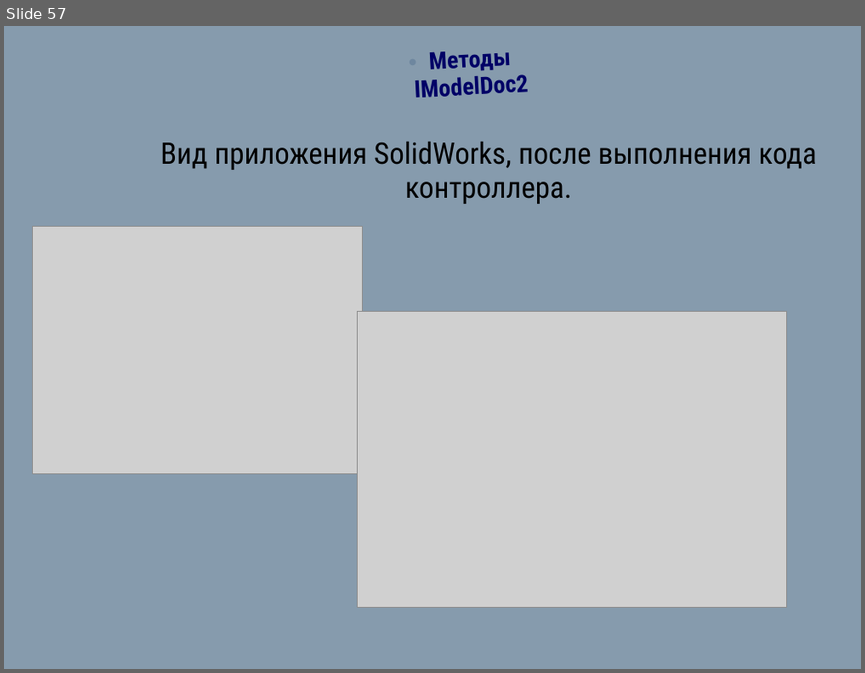
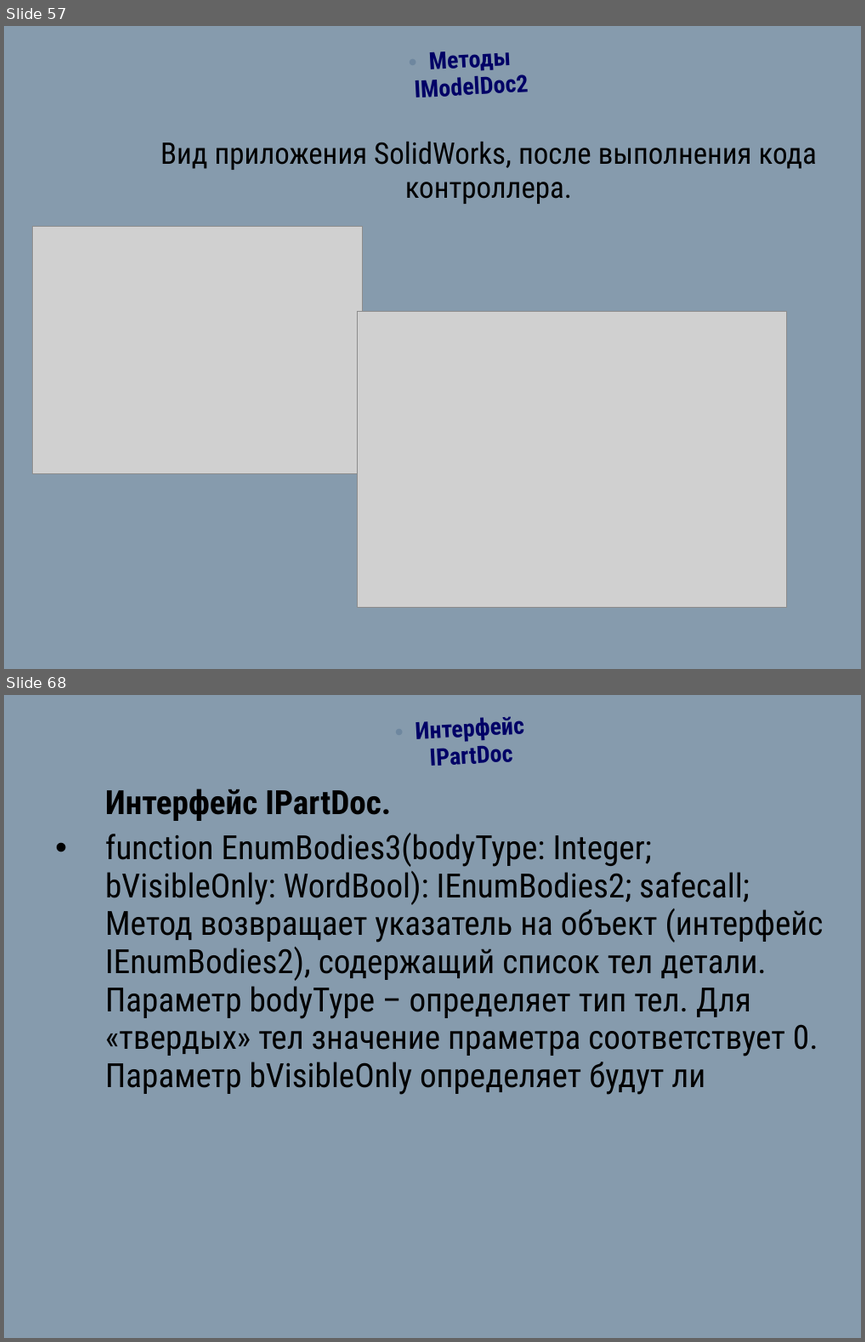
Before and after one commit to a-vodka/ics, a slide deck: sm1_lc05_ics.pptx. Shown one above the other, each under a label of ours: slide 57 before the commit, slides 57 and 68 after it; the slides between them are not shown. The pictures are 865x673 and 865x1342 pixels, drawn with LibreOffice and Linux fonts; fonts in the diff are those of the drawing; grey boxes stand for pictures; background and template pictures are left out. Boxes give left, top, right and bottom in pixels: in the first picture for what was removed or moved away, otherwise in the second. Text is boxed around its words. In the diff, an @@ line names an element or a change of style, - is before the commit and + after.

```diff
--- a/sm1_lc05_ics.pptx
+++ b/sm1_lc05_ics.pptx
@@ slide 68 added at (4, 695, 861, 1338), background picture (left out) @@
@@ text added at (415, 716, 524, 766), 20 pt, text #000066, bold @@
+• Интерфейс IPartDoc
@@ text added at (105, 789, 823, 1095), 28 pt, text #000000 @@
+Интерфейс IPartDoc.
+• function EnumBodies3(bodyType: Integer; bVisibleOnly: WordBool): IEnumBodies2; safecall;
+  Метод возвращает указатель на объект (интерфейс IEnumBodies2), содержащий список тел детали.
+  Параметр bodyType – определяет тип тел. Для «твердых» тел значение праметра соответствует 0.
+  Параметр bVisibleOnly определяет будут ли
```
Also in this commit, not shown: 47 other slides added, 4 other files.
